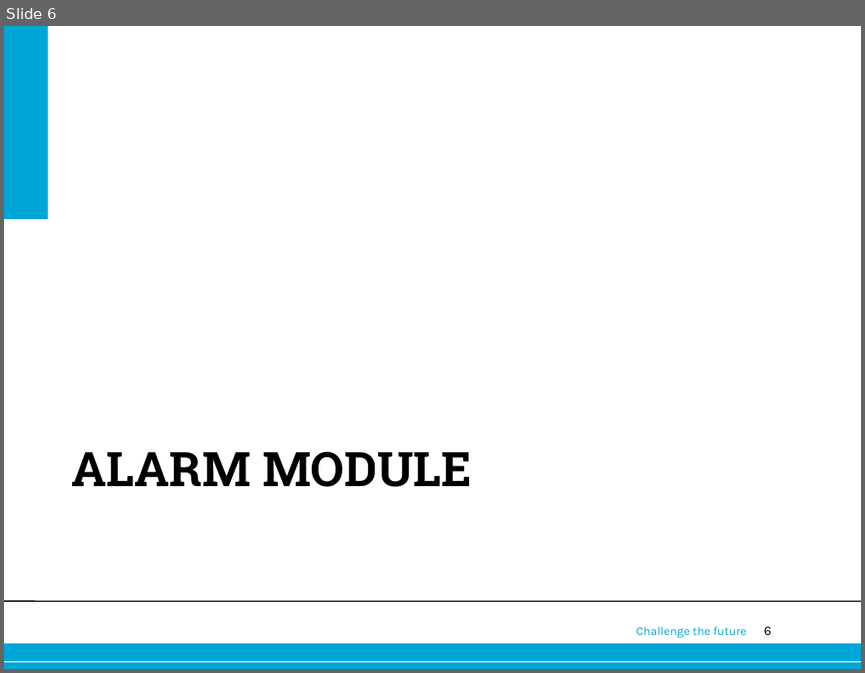
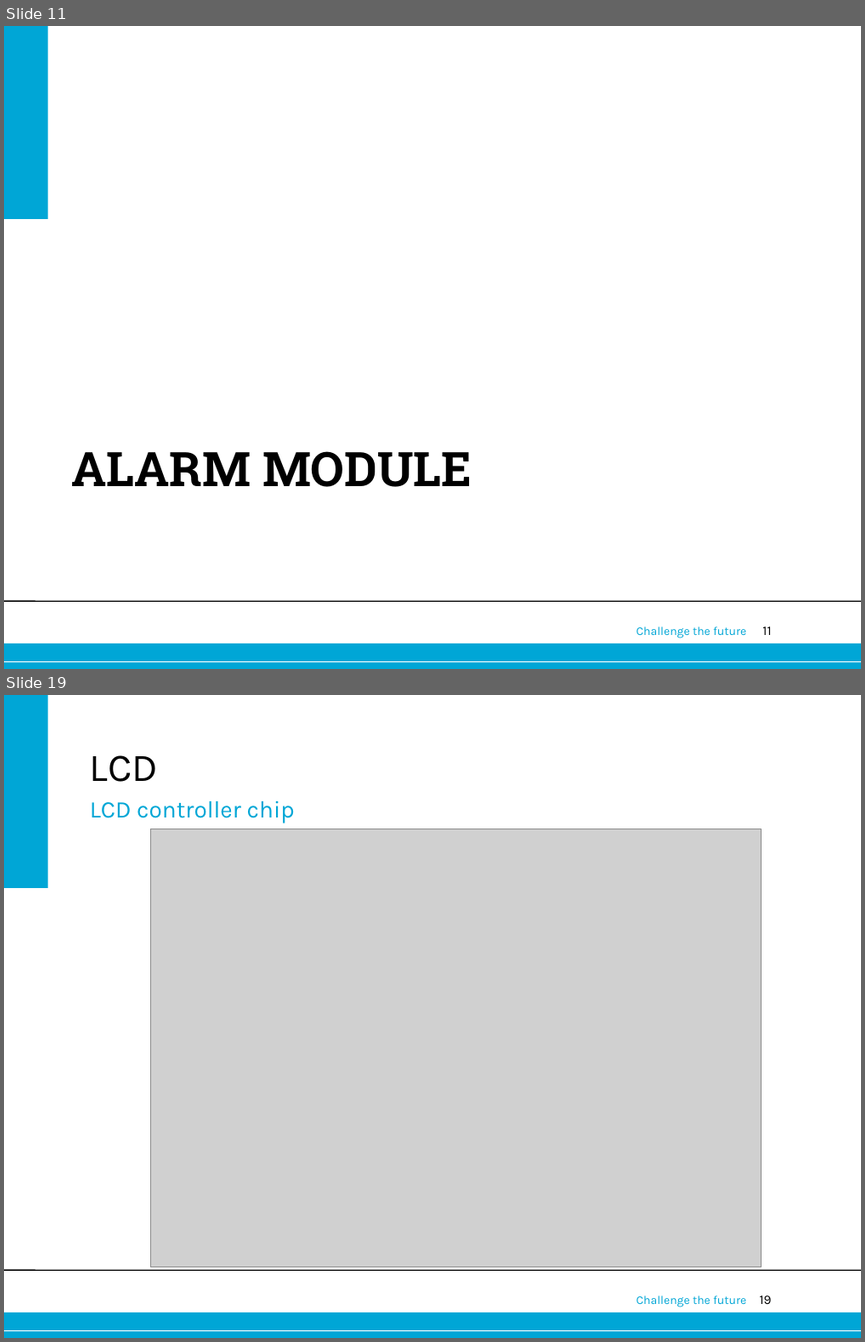
Before and after one commit to Alex-Oudsen/EPO-3, a slide deck: Presentatie/Presentatie groep A1.pptx. Shown one above the other, each under a label of ours: slide 6 before the commit, slides 11 and 19 after it; the slides between them are not shown. The pictures are 865x673 and 865x1342 pixels, drawn with LibreOffice and Linux fonts; fonts in the diff are those of the drawing; grey boxes stand for pictures; background and template pictures are left out. Boxes give left, top, right and bottom in pixels: in the first picture for what was removed or moved away, otherwise in the second. Text is boxed around its words. In the diff, an @@ line names an element or a change of style, - is before the commit and + after.

```diff
--- a/Presentatie/Presentatie groep A1.pptx
+++ b/Presentatie/Presentatie groep A1.pptx
@@ slide 19 added at [4, 695, 861, 1338], background #FFFFFF; not listed: 6 template elements that a slide beside it also shows @@
@@ title added at [90, 755, 158, 782], 33 pt, text #000000 @@
+LCD
@@ text added at [90, 801, 295, 823], 20 pt, text #00A6D6 @@
+LCD controller chip
@@ picture added at [150, 829, 760, 1266] @@
@@ what was slide 6 is now slide 11 @@
@@ page number at [762, 626, 771, 635]: text changed @@
-6
+11
```
Also in this commit, not shown: 14 other slides added, 4 slides removed.
